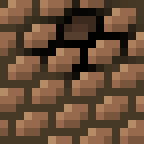
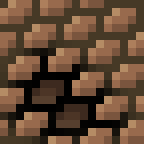
Layered file, before and after one edit (144 × 144). Changes by layer:
showed group "Group 1 copy 3" (3 layers) over 8, 56, 144, 144
painted on "Layer 2" (1st of 8, in "Group 1 copy 3") over 8, 56, 144, 144
showed group "Group 1 copy 2" (3 layers) over 0, 32, 112, 144
painted on "Layer 2" (2nd of 8, in "Group 1 copy 2") over 0, 32, 112, 144
hid group "Group 1 copy 4" (3 layers) over 16, 0, 144, 104
